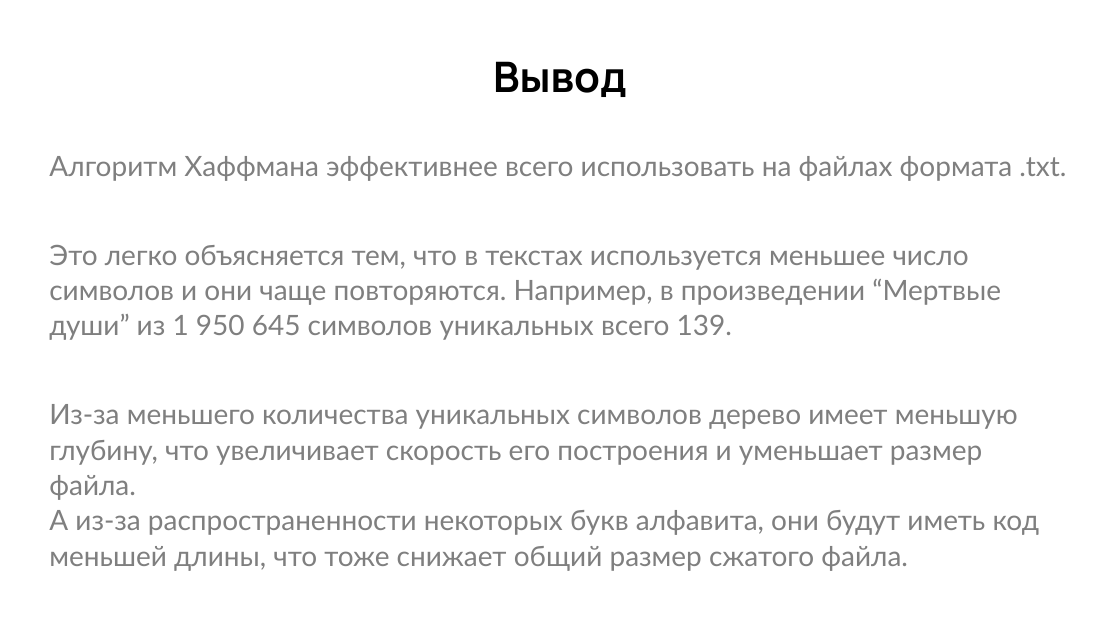
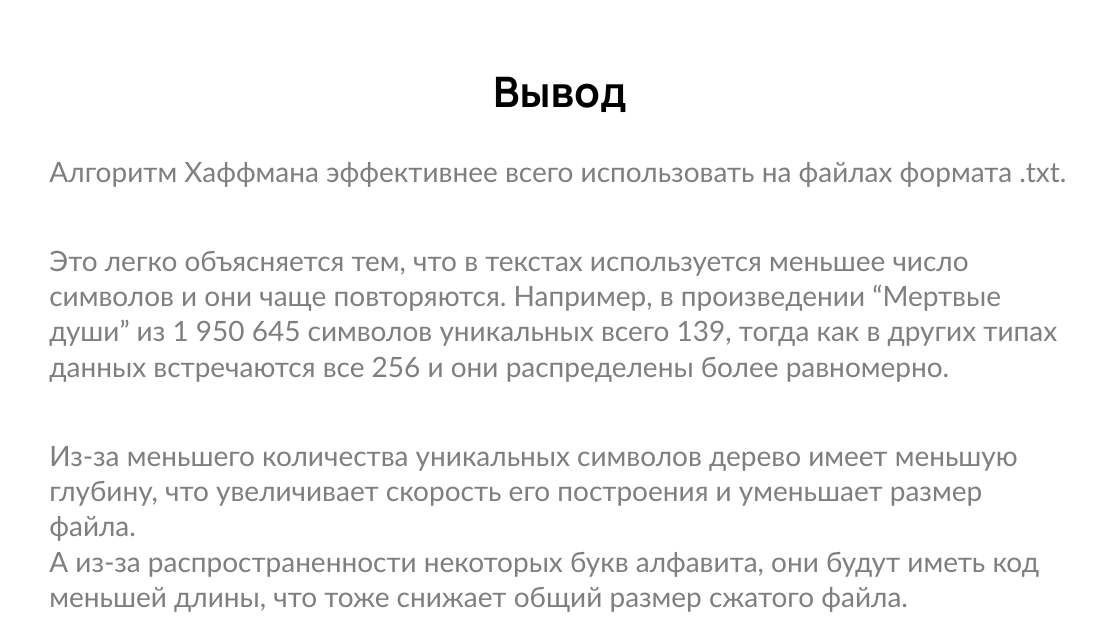
Before and after one commit to KirillDolgov/hse_project_1, a slide deck: slide 11 of Research.pptx. Drawn at 1120x630 pixels with LibreOffice and Linux fonts; fonts in the diff are those of the drawing. Boxes give left, top, right and bottom in pixels: in the first picture for what was removed or moved away, otherwise in the second. Text is boxed around its words. In the diff, an @@ line names an element or a change of style, - is before the commit and + after.

```diff
--- a/Research.pptx
+++ b/Research.pptx
@@ title "Вывод" moved from (x1=493, y1=61, x2=627, y2=97) to (x1=493, y1=76, x2=627, y2=112) @@
@@ text at (x1=49, y1=251, x2=1057, y2=382): text changed @@
-Это легко объясняется тем, что в текстах используется меньшее число символов и они чаще повторяются. Например, в произведении “Мертвые души” из 1 950 645 символов уникальных всего 139.
+Это легко объясняется тем, что в текстах используется меньшее число символов и они чаще повторяются. Например, в произведении “Мертвые души” из 1 950 645 символов уникальных всего 139, тогда как в других типах данных встречаются все 256 и они распределены более равномерно.
```
Also in this commit, not shown: 3 other slides changed, 1 slide added, 5 other files.
